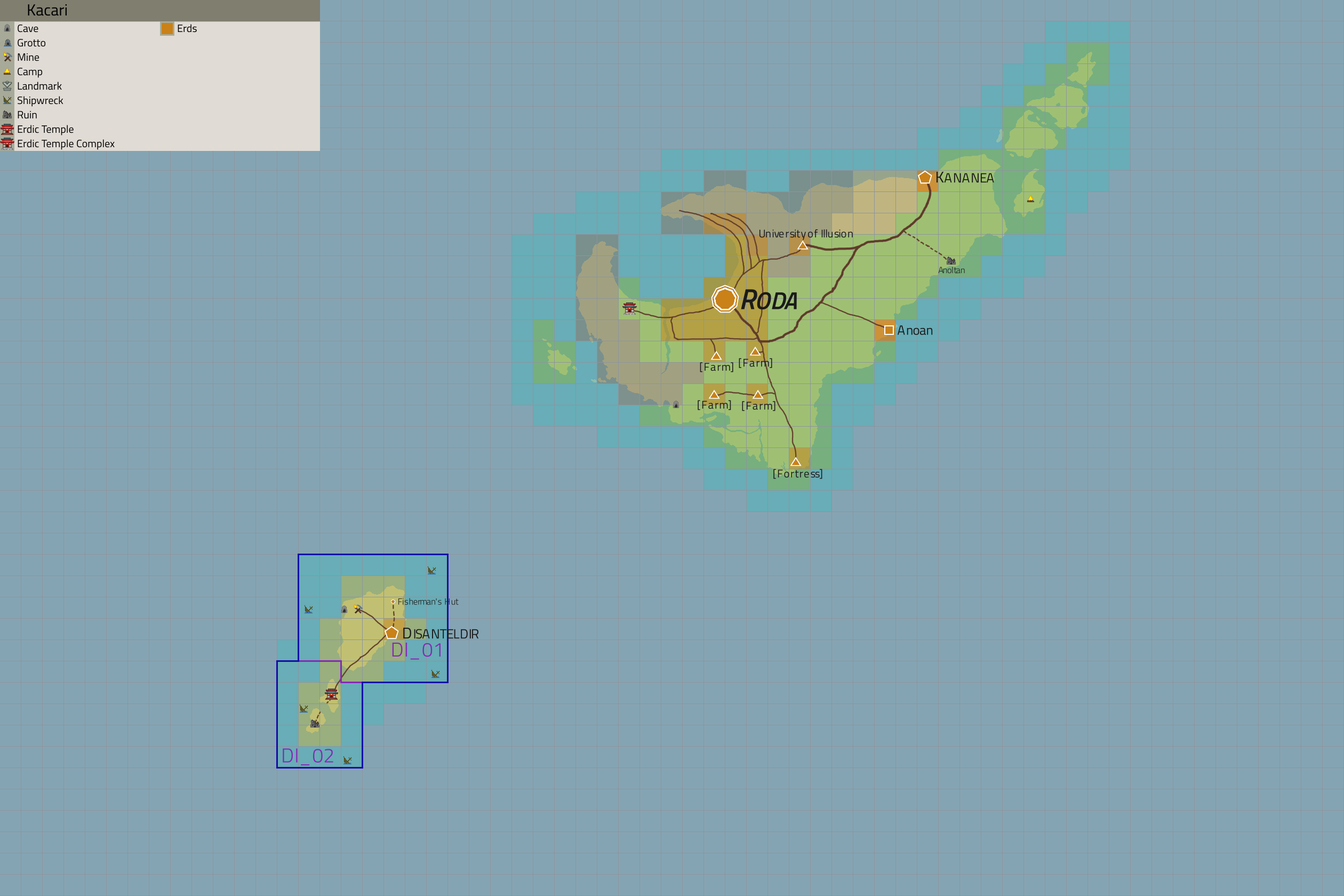
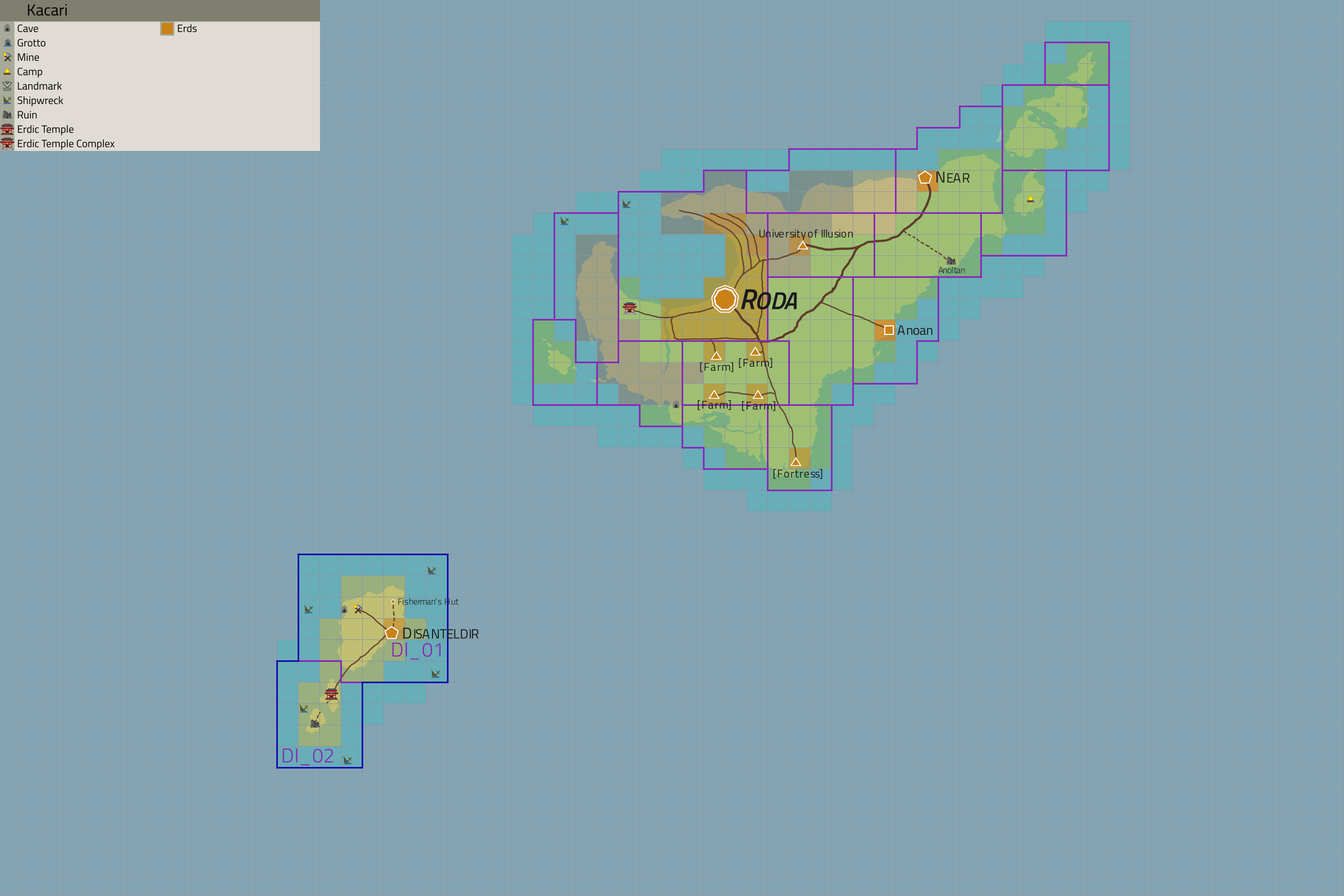
Layers edited between the first and the second (1344, 896) image:
painted on "Claims" over (532, 41, 1110, 492)
painted on "PoIs" over (532, 174, 1067, 492)
painted on "Settlements" over (532, 129, 1008, 492)
painted on "[Temp] Roads" over (532, 170, 956, 492)
painted on "Factions" over (532, 41, 1110, 492)
painted on "Regions" over (532, 41, 1110, 492)
painted on "Grid" over (532, 41, 1110, 492)
painted on "Landmass" over (532, 41, 1110, 492)
painted on "Water" over (532, 41, 1110, 492)
